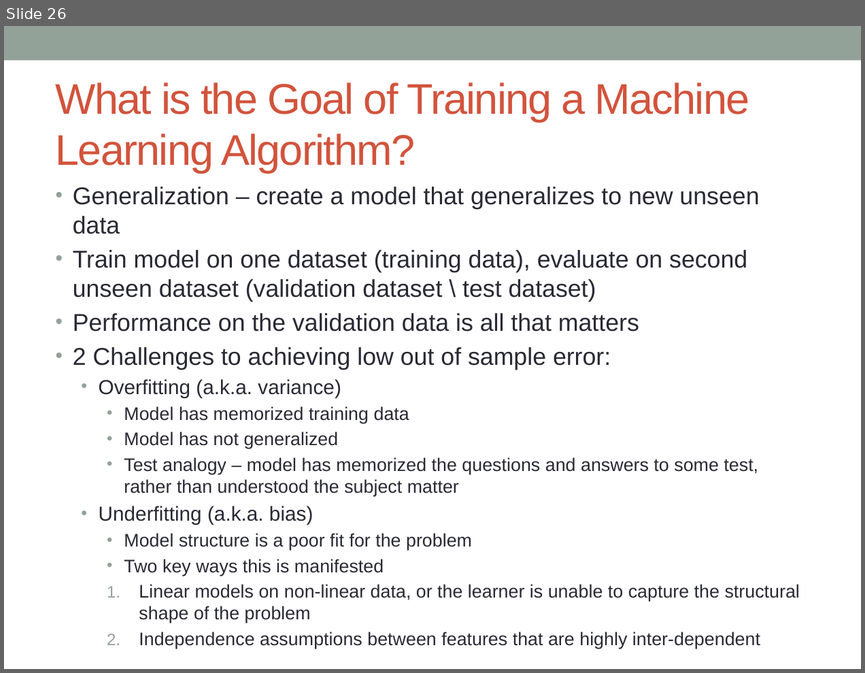
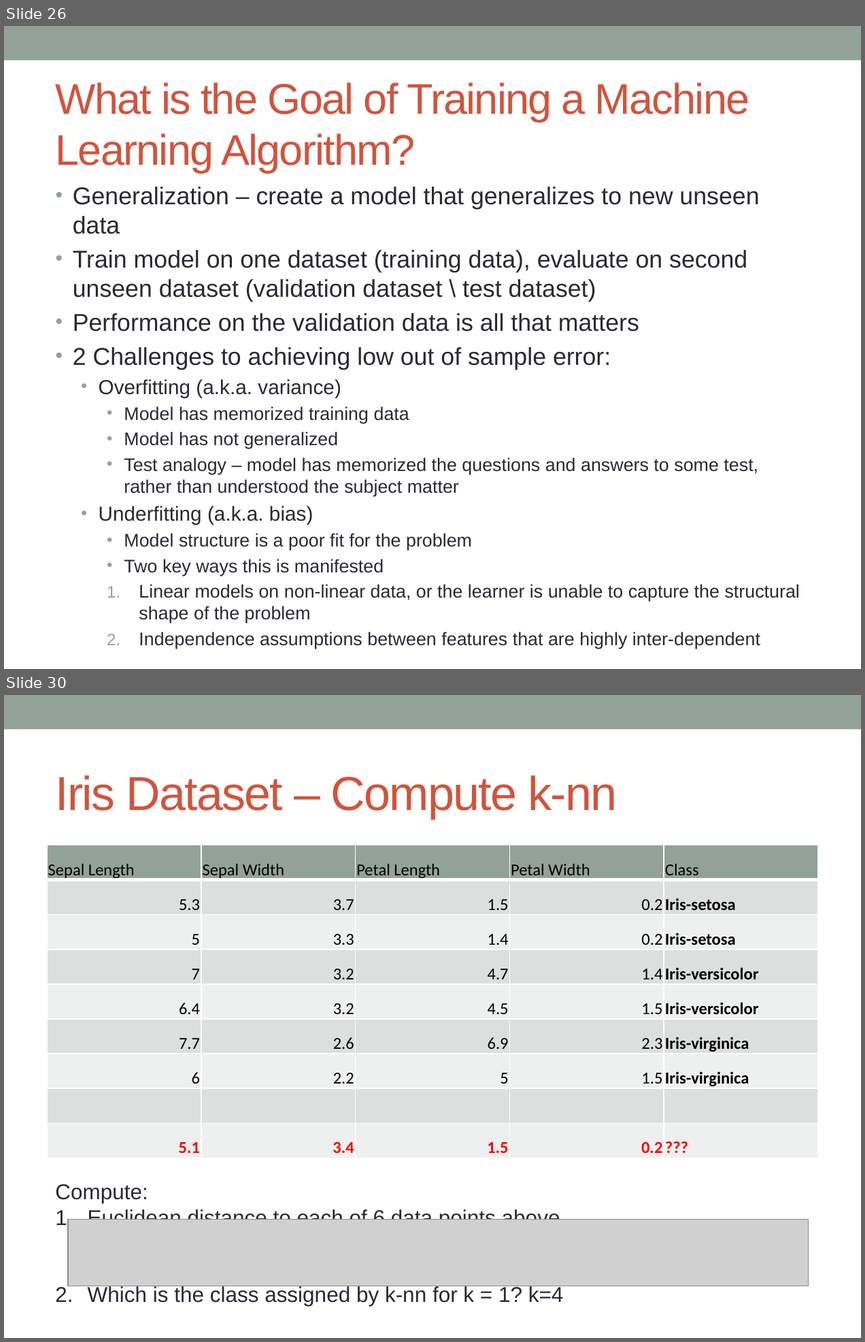
Before and after one commit to simonhughes22/IPD-Data-Science-Course, a slide deck: Machine Learning/Machine Learning Slides.pptx. Shown one above the other, each under a label of ours: slide 26 before the commit, slides 26 and 30 after it; the slides between them are not shown. The pictures are 865x673 and 865x1342 pixels, drawn with LibreOffice and Linux fonts; fonts in the diff are those of the drawing; grey boxes stand for pictures. Boxes give left, top, right and bottom in pixels: in the first picture for what was removed or moved away, otherwise in the second. Text is boxed around its words. In the diff, an @@ line names an element or a change of style, - is before the commit and + after.

```diff
--- a/Machine Learning/Machine Learning Slides.pptx
+++ b/Machine Learning/Machine Learning Slides.pptx
@@ slide 30 added at bbox=[4, 695, 861, 1338], background #FFFFFF; not listed: 1 template element that a slide beside it also shows @@
@@ title added at bbox=[56, 775, 617, 819], 40 pt, text #D2533C @@
+Iris Dataset – Compute k-nn
@@ table added at bbox=[47, 845, 818, 1304], 9 rows, 5 columns @@
+Sepal Length | Sepal Width | Petal Length | Petal Width | Class
+5.3 | 3.7 | 1.5 | 0.2 | Iris-setosa
+5 | 3.3 | 1.4 | 0.2 | Iris-setosa
+7 | 3.2 | 4.7 | 1.4 | Iris-versicolor
+6.4 | 3.2 | 4.5 | 1.5 | Iris-versicolor
+7.7 | 2.6 | 6.9 | 2.3 | Iris-virginica
+6 | 2.2 | 5 | 1.5 | Iris-virginica
+ |  |  |  | 
+5.1 | 3.4 | 1.5 | 0.2 | ???
@@ text added at bbox=[55, 1184, 564, 1306], 18 pt, text #292934 @@
+Compute:
+1. Euclidean distance to each of 6 data points above
+2. Which is the class assigned by k-nn for k = 1? k=4
@@ picture added at bbox=[68, 1219, 808, 1286] @@
```
Also in this commit, not shown: 5 other slides added.
